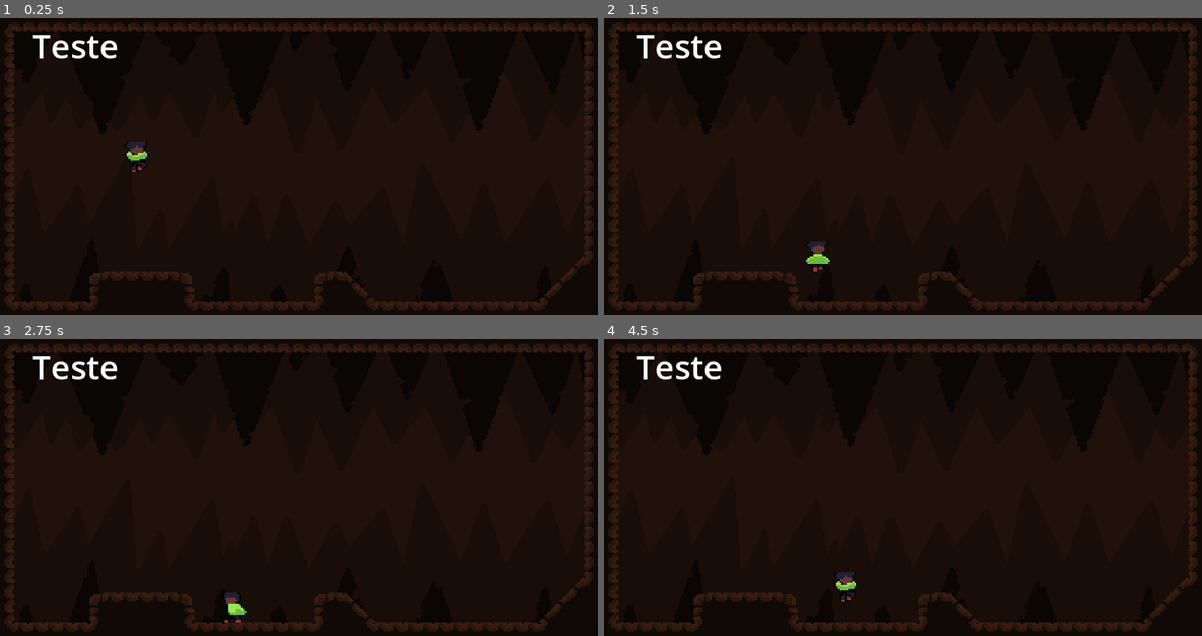
Above: before the commit, frames 1-4 (two rows, left to right).
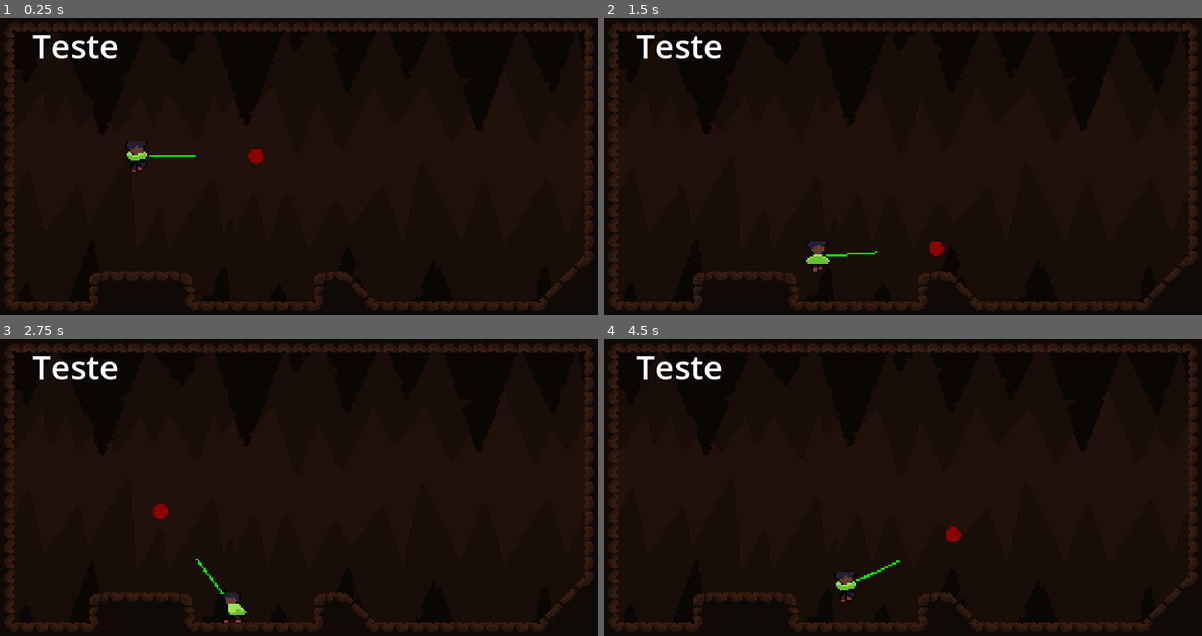
Above: after the commit, the same moments.

Repository: Omegalolchan/Cave_Runner
Game: Godot game, scene res://assets/Scenes/HightResDebugScene.tscn
The game is run twice, just before and just after one commit, with the same random seed, the same clock (stepped at 60 frames per second) and the same inputs. This scene is started directly instead of the project's main scene.
Inputs (mouse positions are in pixels of both pictures, inside the frame that each line leads up to):
- Up to frame 1 (0.25 s): no input
- Up to frame 2 (1.5 s): tap Enter at 0.5 s; move the mouse to (873, 252) at 0.52 s; hold X (hook, bound only after the commit) 0.53-1.28 s; hold Right (moveRight) from 0.53 s (still down); tap C (jump) at 0.77 s; move the mouse to (1082, 234) at 1.27 s; tap Down (slide) at 1.35 s
- Up to frame 3 (2.75 s): tap C (jump) at 1.52 s; tap X (hook, bound only after the commit) at 1.55 s; move the mouse to (119, 454) at 2.02 s; release Right (moveRight) at 2.03 s; hold Left (moveLeft) from 2.03 s (still down); hold X (hook, bound only after the commit) from 2.03 s (still down)
- Up to frame 4 (4.5 s): move the mouse to (932, 505) at 2.77 s; release X (hook, bound only after the commit) at 2.78 s; tap X (hook, bound only after the commit) at 2.85, 3.8, 4.35 s; tap C (jump) at 3.02, 3.77 s; move the mouse to (813, 422) at 3.52 s; hold Down (slide) 3.53-4.28 s; move the mouse to (1034, 490) at 4.27 s; release Left (moveLeft) at 4.28 s; hold Right (moveRight) from 4.28 s (still down)

The runs differ from the first frame. In frame 1, 0.1% of the frame differs, in the area x 24-45%, y 44-50%; in frame 2, 0.1%; in frame 3, 0.1%; in frame 4, 0.2%, in the area x 42-60%, y 63-82%.

Commit message:
basic hook logic done

Diff:
--- a/assets/Scripts/PlayerMovement.gd
+++ b/assets/Scripts/PlayerMovement.gd
@@ -11,6 +11,7 @@
 
 var jump_input : bool
 var slide_input : bool
+var hook_input : bool
 
 var jump_lock
 var jump_turn
@@ -30,6 +31,7 @@
 var slide_burst_speed = 1.5
 var velocity_neutral_deccel = 2
 var gravity_scale : float = 10
+var hook_angle : float
 
 var gravity = (8 * 0.016) * gravity_scale
 
@@ -58,12 +60,32 @@
 	else:
 		slide_input = false
 
-	return
+	hook_input = Input.is_action_pressed("hook")
+	if hook_input:
+		hook()
+
+	return
+
+func hook():
+	var hook_dir = Vector2(1,0)
+	hook_angle = hook_dir.angle_to(get_local_mouse_position())
+	queue_redraw()
+
+	var d = Vector2(cos(hook_angle),sin(hook_angle))
+	if raycast(position, position + d * 64, true, true):
+		added_velocity.y += d.y * FPS_DELTA * 2
+		added_velocity.x += d.x * FPS_DELTA * 3
+		if added_velocity.x <= 0.1: added_velocity.x = 0.15 * sign(d.x)
+
+func _draw():
+	draw_line(Vector2(0,0), Vector2(32, 0).rotated(hook_angle), Color.GREEN, 1, false)
+	var d = Vector2(cos(hook_angle),sin(hook_angle)) * 64
+	draw_circle(d, 4, Color.DARK_RED)
 
 func _physics_process(delta):
 	FPS_DELTA = delta
 	GetInput()
-	#print(get_tree_string_pretty())
+	#print(added_velocity, "|||", velocity)
 	### Checking Wall collisions
 	on_wall = false
 	var wall_raycast = raycast(position - Vector2(6,-8), position + Vector2(6,8), true, true)
--- a/project.godot
+++ b/project.godot
@@ -70,6 +70,11 @@
 "events": [Object(InputEventKey,"resource_local_to_scene":false,"resource_name":"","device":-1,"window_id":0,"alt_pressed":false,"shift_pressed":false,"ctrl_pressed":false,"meta_pressed":false,"pressed":false,"keycode":0,"physical_keycode":96,"key_label":0,"unicode":39,"echo":false,"script":null)
 ]
 }
+hook={
+"deadzone": 0.5,
+"events": [Object(InputEventKey,"resource_local_to_scene":false,"resource_name":"","device":-1,"window_id":0,"alt_pressed":false,"shift_pressed":false,"ctrl_pressed":false,"meta_pressed":false,"pressed":false,"keycode":88,"physical_keycode":0,"key_label":0,"unicode":120,"echo":false,"script":null)
+]
+}
 
 [rendering]
 
